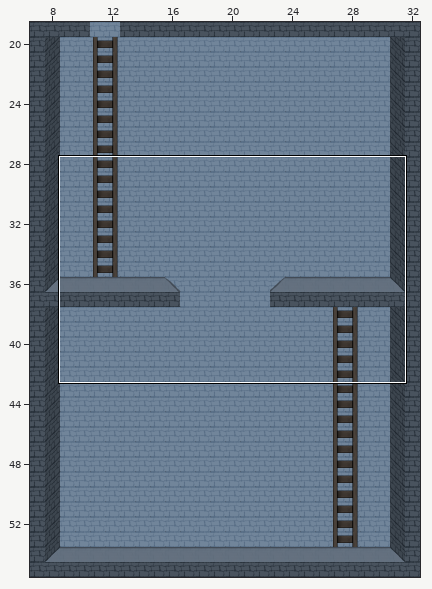
Level history. Tiled map (JSON): assets/map/torre_1.json. Above: a wide view before the commit, with the close-up outlined.
Close-up. Earlier state:
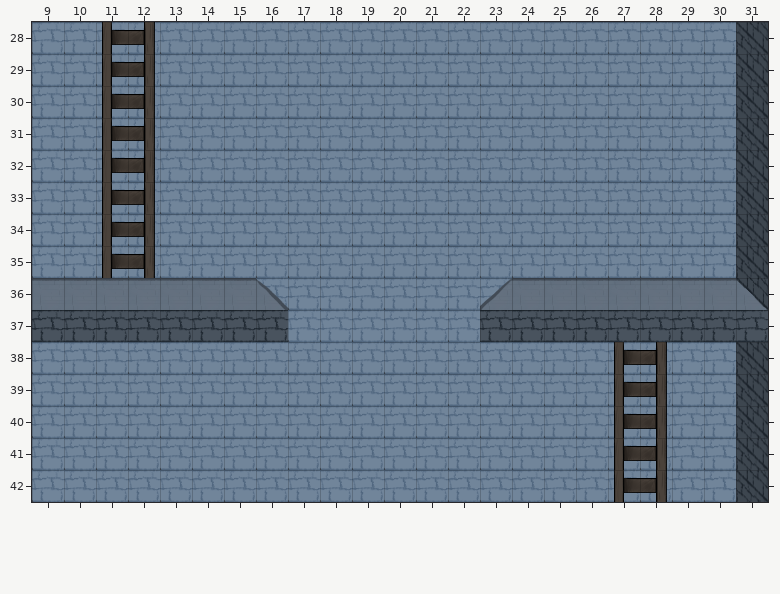
Cells are 32x32 px. Shown: x 9..31, y 28..42.
And afterwards:
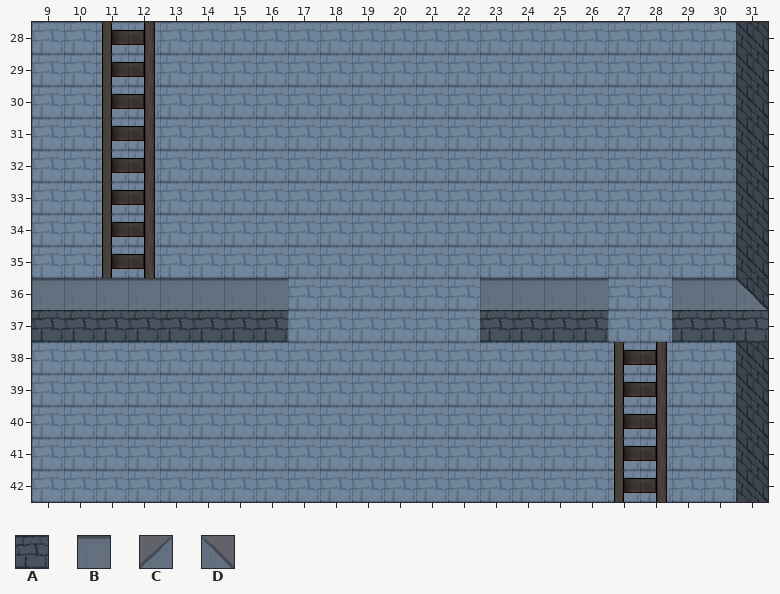
Key: from "torre1": A 14, B 15, C 18, D 19.
_ is an empty cell.
Diff:
Layer "Tower":
The author changed tile C to tile B in row 36 at x 23.
The author changed tile D to tile B in row 36 at x 16.
The edit erases tile A in row 37 at x 27 to 28.
The edit erases tile B in row 36 at x 27 to 28.
Boxes around the changes in both close-ups, in picture pixels (x1, y1, x2, y2):
changed: (256, 278, 288, 310)
changed: (480, 278, 512, 310)
removed: (608, 278, 672, 342)
